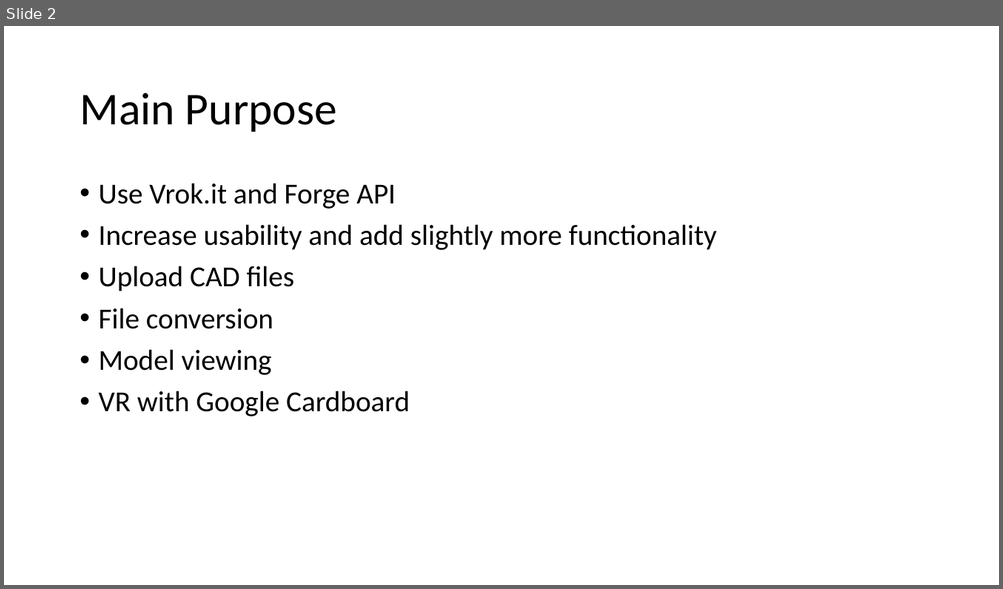
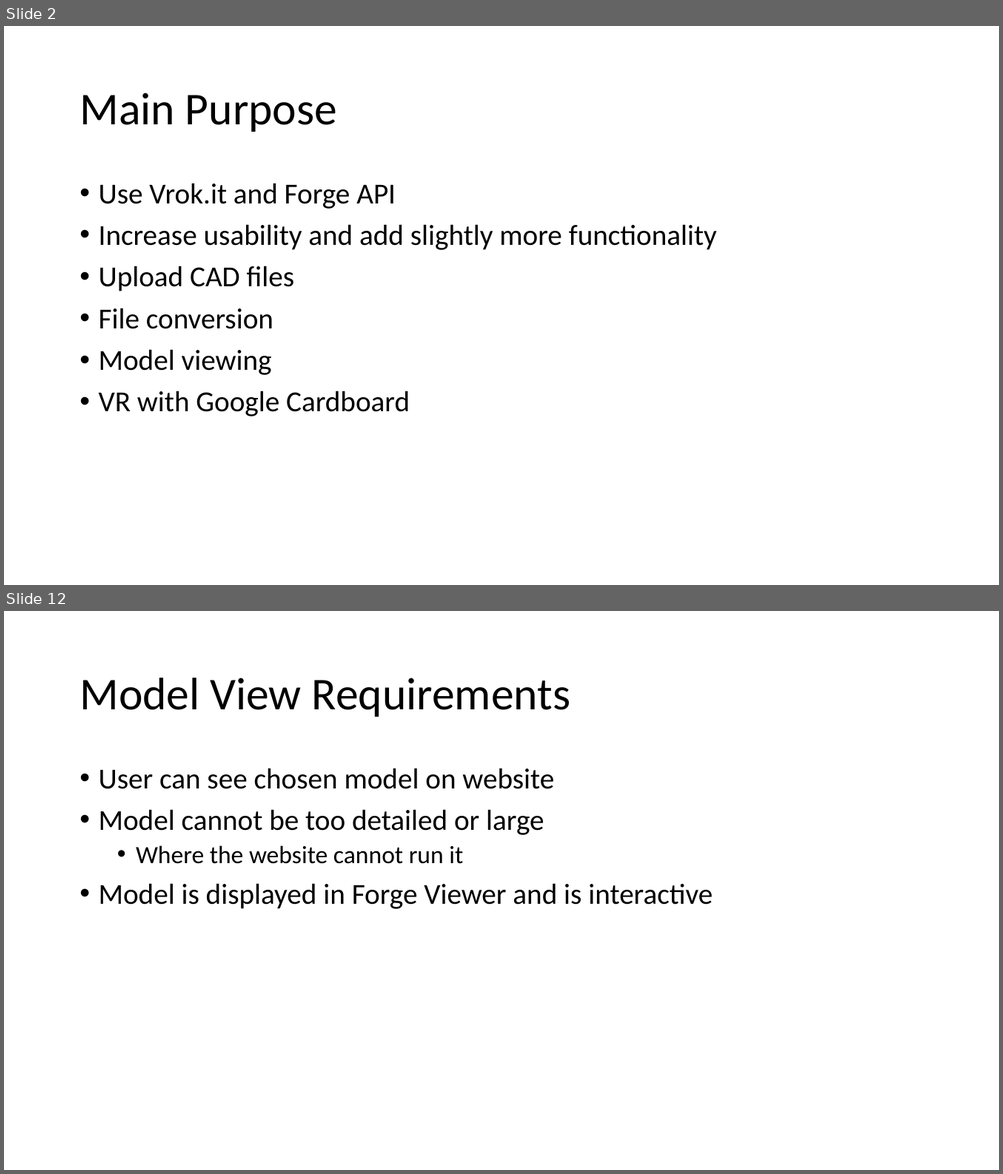
Before and after one commit to gonsalvg/Capstone-Forge-App, a slide deck: Progress Report/Progress report.pptx. Shown one above the other, each under a label of ours: slide 2 before the commit, slides 2 and 12 after it; the slides between them are not shown. The pictures are 1003x589 and 1003x1174 pixels, drawn with LibreOffice and Linux fonts; fonts in the diff are those of the drawing. Boxes give left, top, right and bottom in pixels: in the first picture for what was removed or moved away, otherwise in the second. Text is boxed around its words. In the diff, an @@ line names an element or a change of style, - is before the commit and + after.

```diff
--- a/Progress Report/Progress report.pptx
+++ b/Progress Report/Progress report.pptx
@@ slide 12 added at (4, 611, 999, 1170), background #FFFFFF @@
@@ title added at (79, 678, 570, 717), 44 pt, text #000000 @@
+Model View Requirements
@@ text added at (99, 768, 712, 909), 28 pt, text #000000 @@
+• User can see chosen model on website
+• Model cannot be too detailed or large
+  • Where the website cannot run it
+• Model is displayed in Forge Viewer and is interactive
```
Also in this commit, not shown: 1 slide changed, 31 other slides added.
